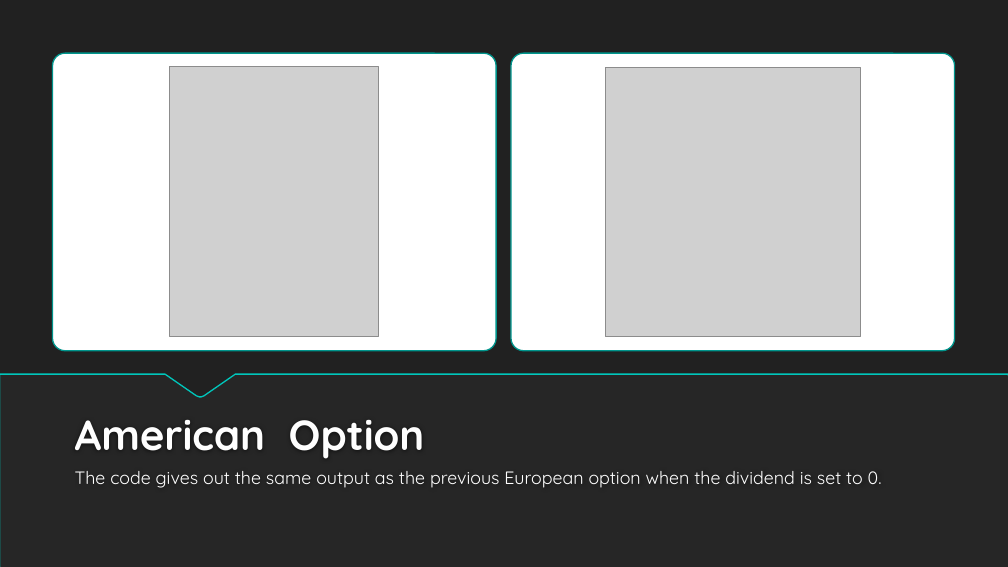
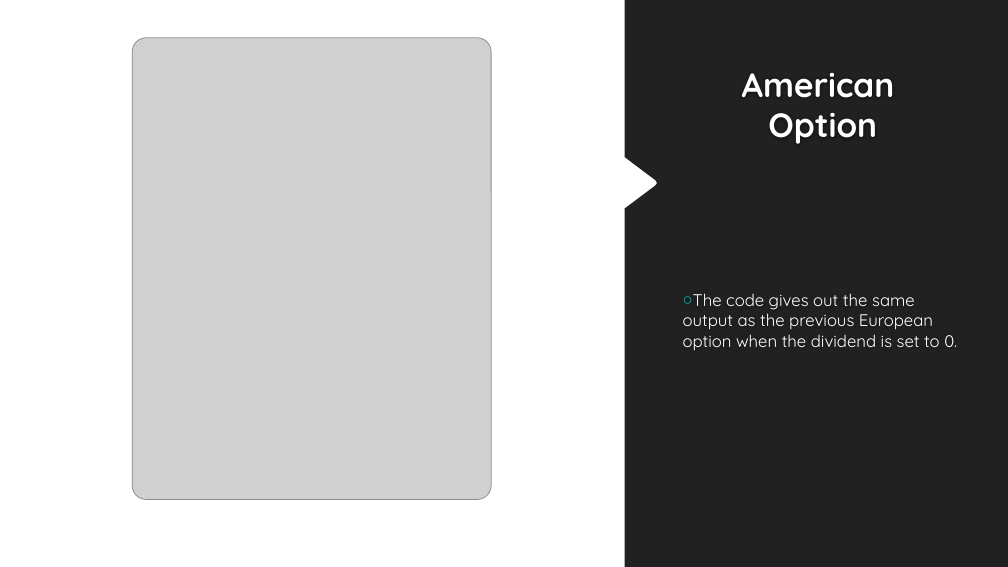
Before and after one commit to songqsh/MQP2019, a slide deck: slide 10 of Pavee/Midterm Progress Report.pptx. Drawn at 1008x567 pixels with LibreOffice and Linux fonts; fonts in the diff are those of the drawing; grey boxes stand for pictures; background and template pictures are left out. Boxes give left, top, right and bottom in pixels: in the first picture for what was removed or moved away, otherwise in the second. Text is boxed around its words. In the diff, an @@ line names an element or a change of style, - is before the commit and + after.

Commit message:
Add files via upload
new powerpoint

```diff
--- a/Pavee/Midterm Progress Report.pptx
+++ b/Pavee/Midterm Progress Report.pptx
@@ background #212121 to #FFFFFF @@
@@ freeform shape added at (625, 0, 1008, 567), fill #212121 @@
@@ rounded rectangle removed at (52, 53, 496, 351) @@
@@ picture: place and size @@
-picture at (169, 67, 379, 337)
+picture at (132, 38, 492, 500)
@@ rounded rectangle removed at (511, 53, 955, 351) @@
@@ title "American Option": place and size @@
-title "American Option" at (75, 420, 425, 459)
+title "American Option" at (742, 73, 895, 144)
@@ title "American Option" at (742, 73, 895, 144): size 40 to 32 pt, text colour #FEFEFE to #FFFFFF; alignment left to centre @@
@@ picture removed at (606, 67, 861, 337) @@
@@ text "The code gives out the ...": place and size @@
-text "The code gives out the ..." at (75, 471, 882, 488)
+text "The code gives out the ..." at (683, 293, 957, 351)
@@ text "The code gives out the ..." at (683, 293, 957, 351): size 17 to 16 pt; bullet none to ○; vertical alignment top to middle @@
@@ freeform shape removed at (0, 374, 1008, 567) @@
@@ triangle removed at (0, 375, 468, 567) @@
@@ triangle removed at (398, 375, 1008, 567) @@
```
Also in this commit, not shown: 1 other slide changed, 2 slides added.
